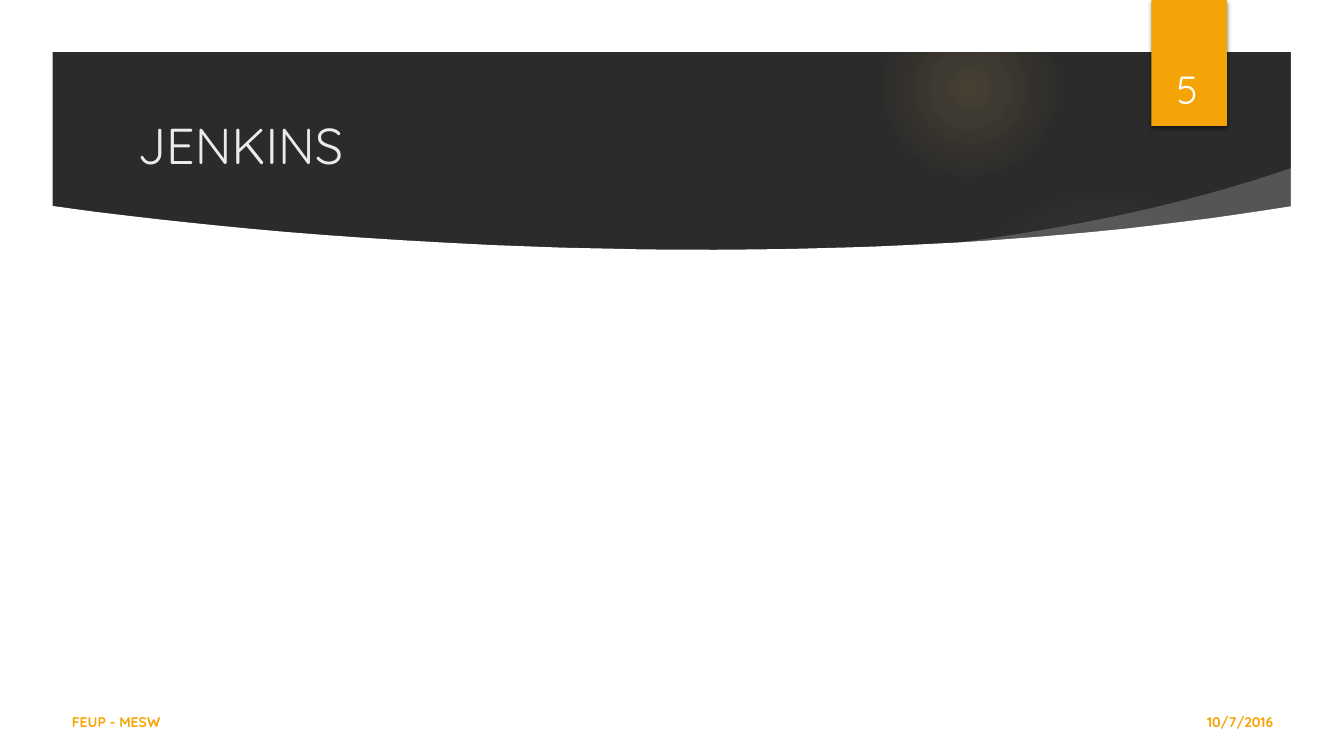
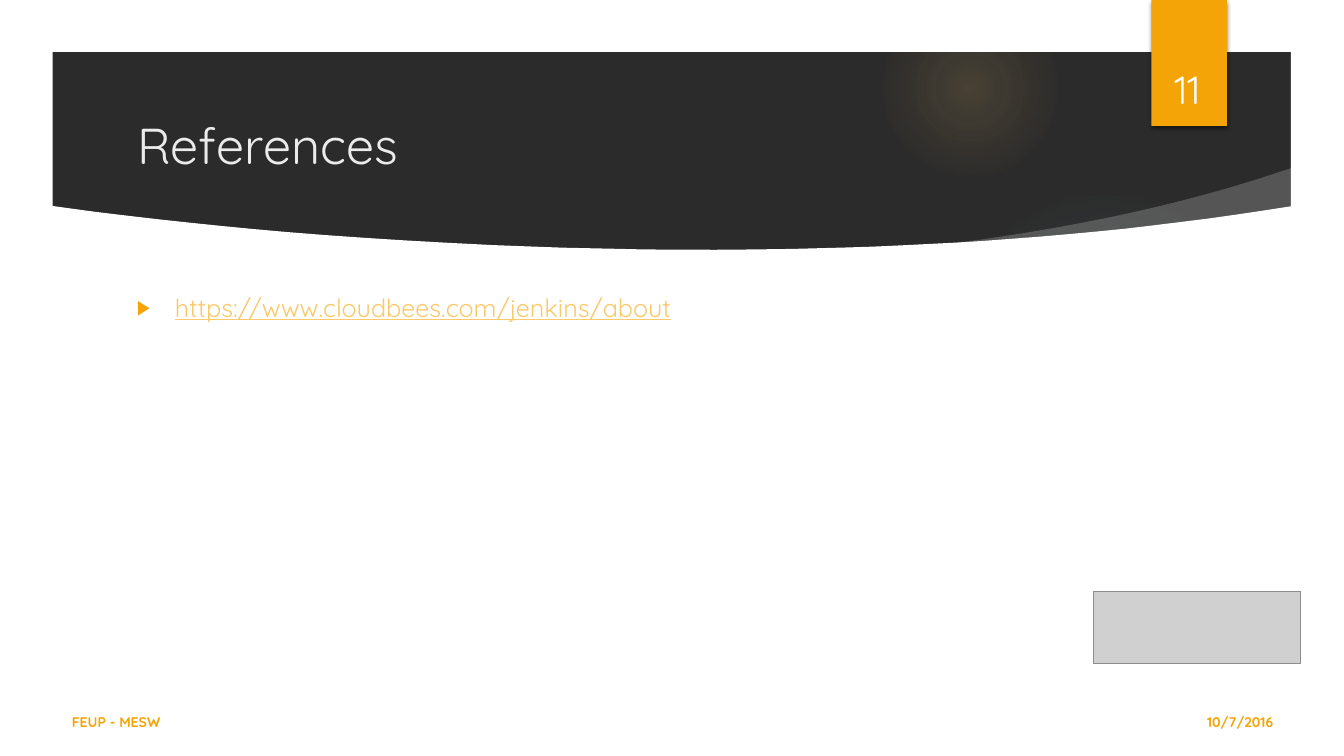
Before and after one commit to LESTeamC/CONTINUOUS_INTEGRATION, a slide deck: slide 11 of CI_TEAMC.pptx (slide 5 before the commit). Drawn at 1344x756 pixels with LibreOffice and Linux fonts; fonts in the diff are those of the drawing; grey boxes stand for pictures; background and template pictures are left out; a plain dark background stands for a picture behind light text. Boxes give left, top, right and bottom in pixels: in the first picture for what was removed or moved away, otherwise in the second. Text is boxed around its words. In the diff, an @@ line names an element or a change of style, - is before the commit and + after.

```diff
--- a/CI_TEAMC.pptx
+++ b/CI_TEAMC.pptx
@@ page number at (x1=1174, y1=76, x2=1200, y2=104): text changed @@
-5
+11
@@ title at (x1=137, y1=127, x2=397, y2=165): text changed @@
-JENKINS
+References
@@ text added at (x1=175, y1=297, x2=671, y2=322), 18 pt, text #FAC96A, underline @@
+▶ https://www.cloudbees.com/jenkins/about
@@ picture added at (x1=1093, y1=592, x2=1301, y2=664) @@
```
Also in this commit, not shown: 3 other slides changed, 2 slides added, 1 slide removed.
